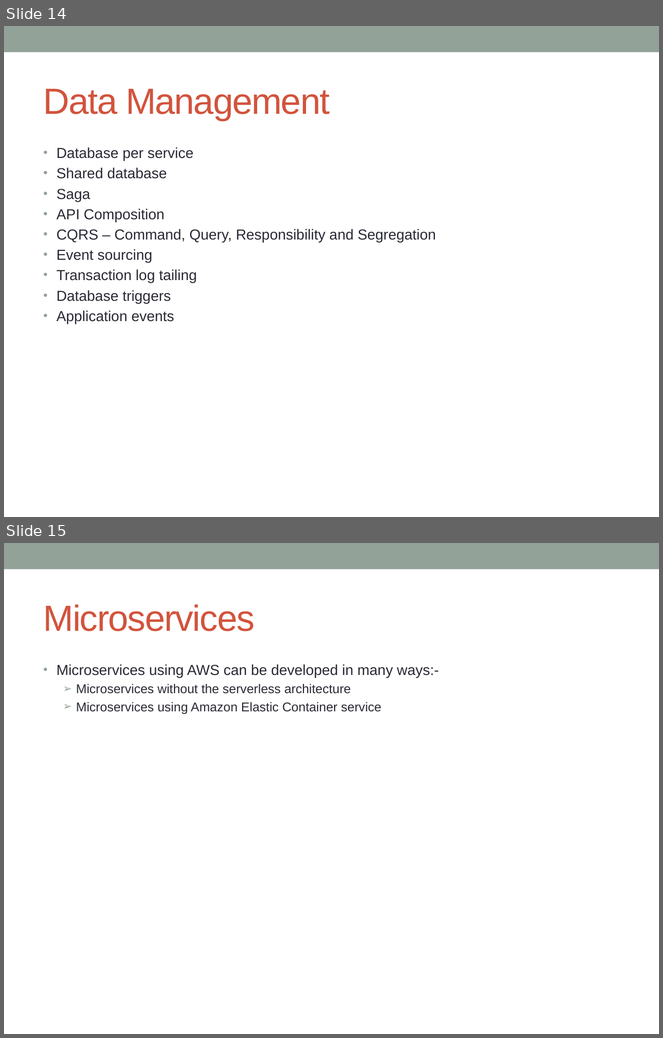
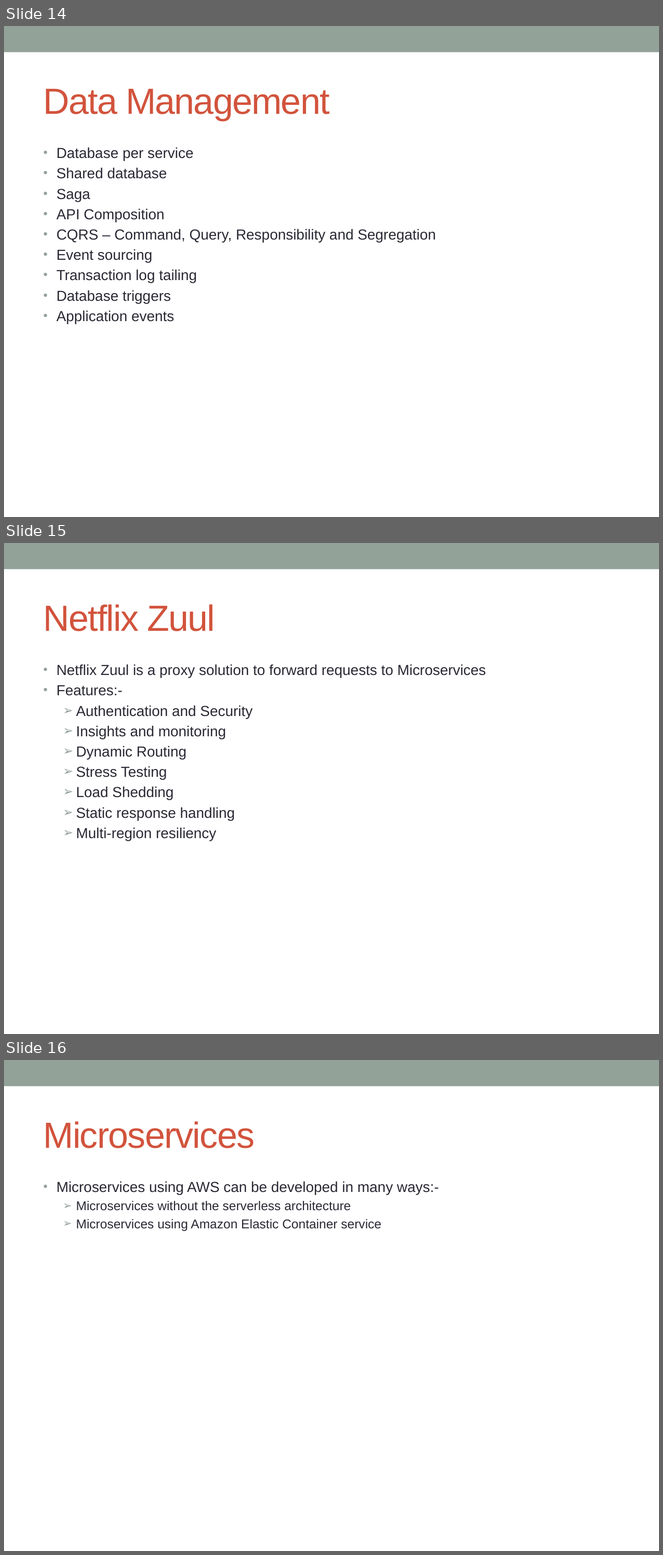
Before and after one commit to notionquest/ProjectDocumentation, a slide deck: Microservices_using_AWS.pptx. Shown one above the other, each under a label of ours: slides 14 and 15 before the commit, slides 14, 15 and 16 after it. The pictures are 663x1038 and 663x1555 pixels, drawn with LibreOffice and Linux fonts; fonts in the diff are those of the drawing. Boxes give left, top, right and bottom in pixels: in the first picture for what was removed or moved away, otherwise in the second. Text is boxed around its words. In the diff, an @@ line names an element or a change of style, - is before the commit and + after.

Commit message:
zuul filters - proxy solution

```diff
--- a/Microservices_using_AWS.pptx
+++ b/Microservices_using_AWS.pptx
@@ slide 15 added at <box>4,543,659,1034</box>, background #FFFFFF; not listed: 1 template element that a slide beside it also shows @@
@@ title added at <box>44,604,215,631</box>, 40 pt, text #D2533C @@
+Netflix Zuul
@@ text added at <box>57,664,487,841</box>, 16 pt, text #292934 @@
+• Netflix Zuul is a proxy solution to forward requests to Microservices
+• Features:-
+  ➢ Authentication and Security
+  ➢ Insights and monitoring
+  ➢ Dynamic Routing
+  ➢ Stress Testing
+  ➢ Load Shedding
+  ➢ Static response handling
+  ➢ Multi-region resiliency
@@ what was slide 15 is now slide 16 @@
```
Also in this commit, not shown: 1 slide changed.
